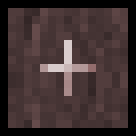
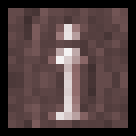
The second (136, 136) image is a revision of the first. Changes to its layers:
added layer "I" in group "Textos" over [48, 24, 88, 120]
hid "+" over [40, 40, 96, 96]
